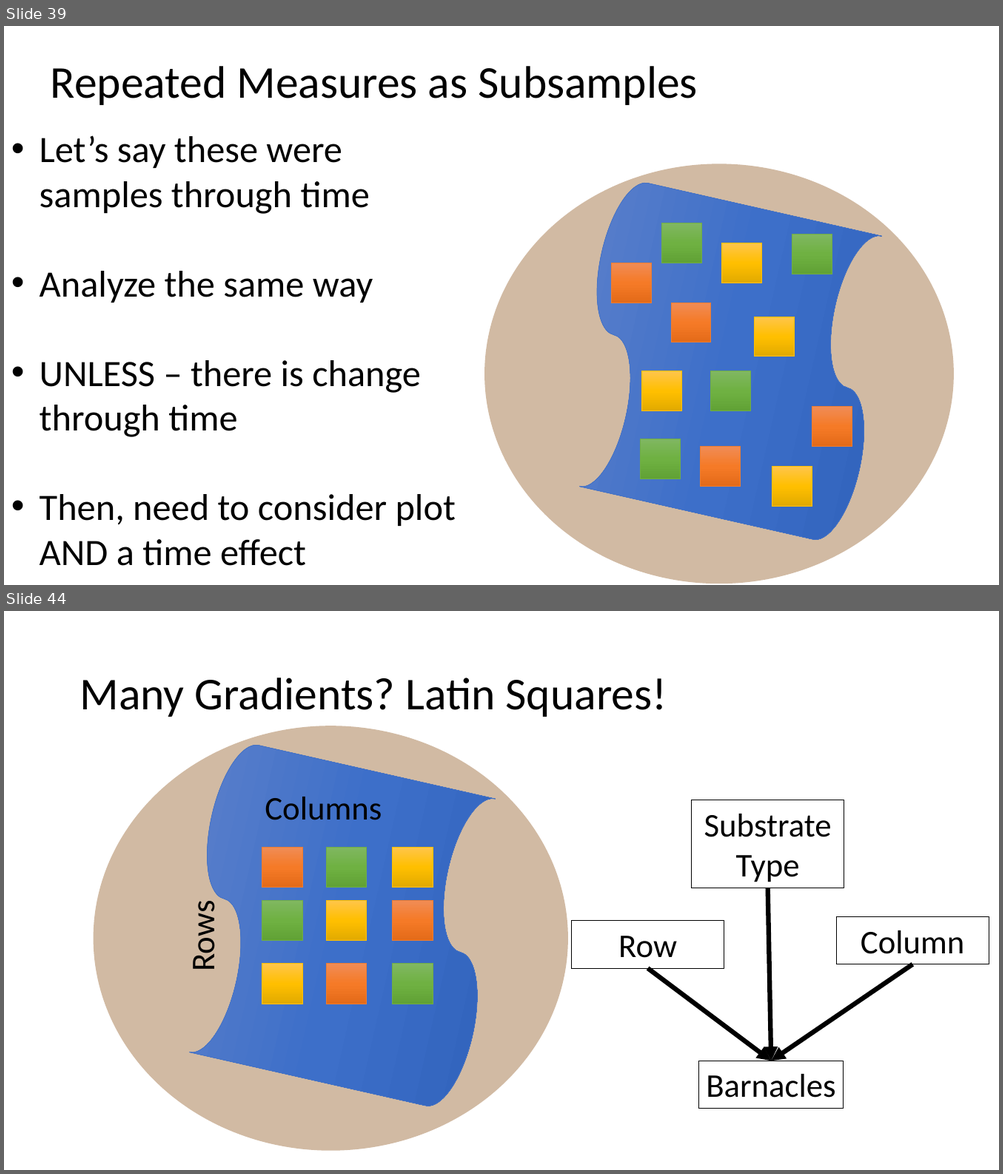
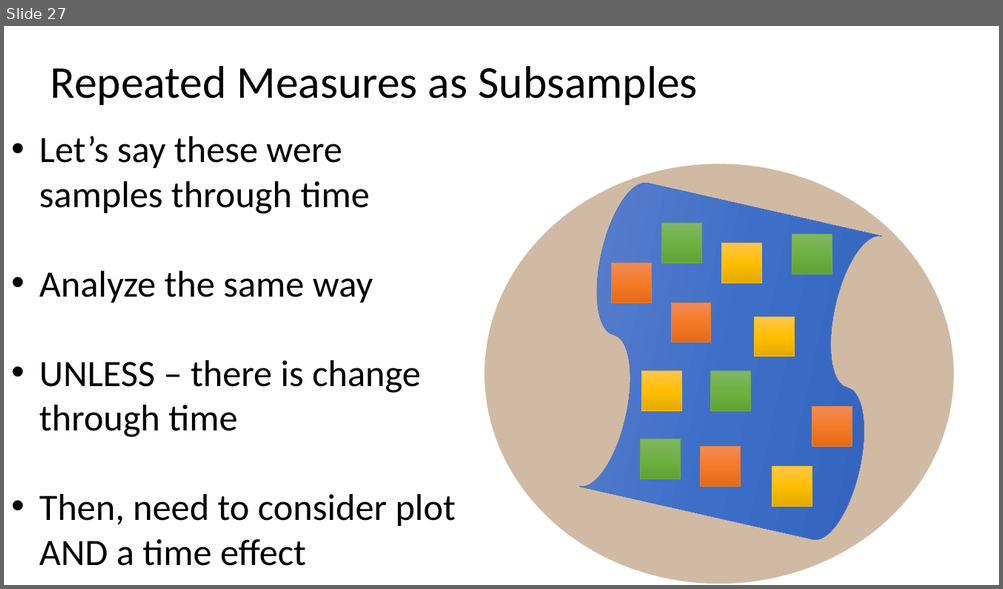
Before and after one commit to biol607/biol607.github.io, a slide deck: lectures/causality_experiments.pptx. Shown one above the other, each under a label of ours: slides 39 and 44 before the commit, slide 27 after it; the slides between them are not shown. The pictures are 1003x1174 and 1003x589 pixels, drawn with LibreOffice and Linux fonts; fonts in the diff are those of the drawing. Boxes give left, top, right and bottom in pixels: in the first picture for what was removed or moved away, otherwise in the second. Text is boxed around its words. In the diff, an @@ line names an element or a change of style, - is before the commit and + after.

```diff
--- a/lectures/causality_experiments.pptx
+++ b/lectures/causality_experiments.pptx
@@ slide 44 removed at [4,611,999,1170], background #FFFFFF @@
@@ title removed at [79,678,667,717] @@
-Many Gradients? Latin Squares!
@@ text removed at [264,797,381,820] @@
-Columns
@@ rectangle removed at [691,800,844,889] @@
-Substrate
-Type
@@ arrow removed from (768, 888) to (771, 1061) @@
@@ text removed at [183,907,224,969] @@
-Rows
@@ rectangle removed at [571,920,724,968] @@
-Row
@@ rectangle removed at [836,917,989,965] @@
-Column
@@ group removed at [94,726,568,1151]: 9 rectangles, 1 ellipse, 1 flow chart punched tape @@
@@ arrow removed from (913, 965) to (771, 1061) @@
@@ arrow removed from (648, 968) to (771, 1061) @@
@@ rectangle removed at [699,1061,843,1109] @@
-Barnacles
@@ what was slide 39 is now slide 27 @@
```
Also in this commit, not shown: 11 slides changed, 22 slides added, 21 other slides removed.
